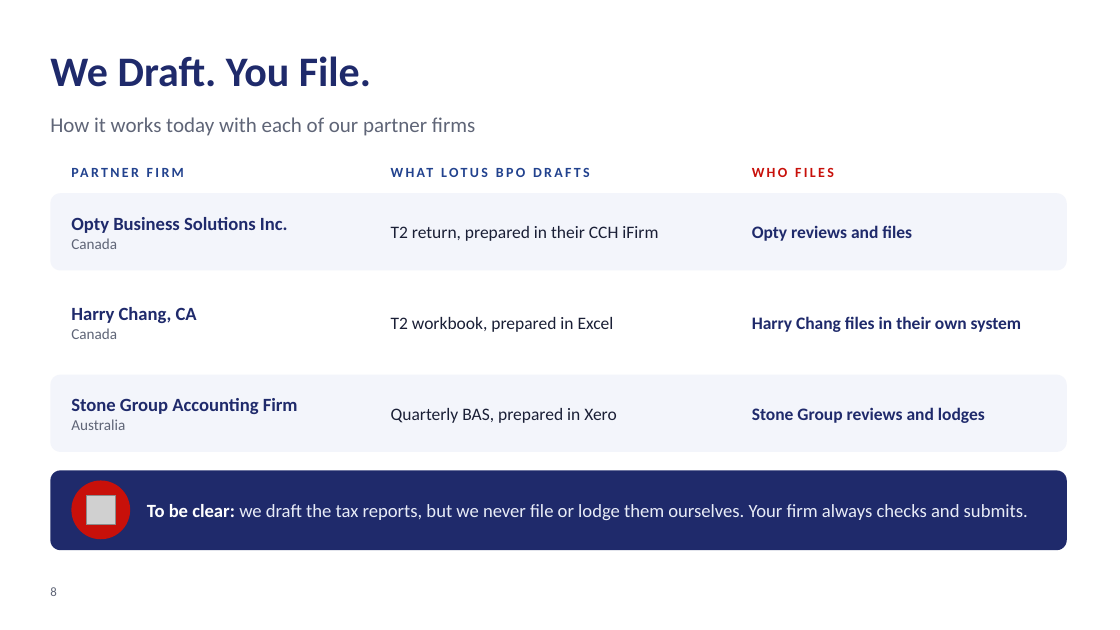
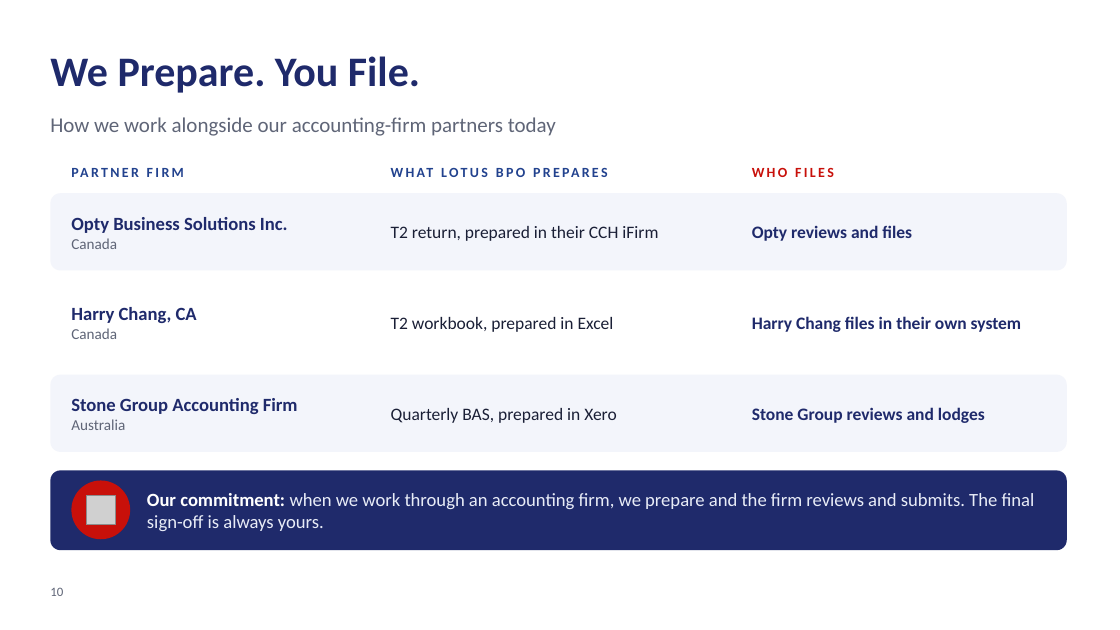
Before and after one commit to alvinjohnrheycamacho-source/Presentation-Deck, a slide deck: slide 10 of Lotus BPO - Conference Deck.pptx (slide 8 before the commit). Drawn at 1120x630 pixels with LibreOffice and Linux fonts; fonts in the diff are those of the drawing; grey boxes stand for pictures; background and template pictures are left out. Boxes give left, top, right and bottom in pixels: in the first picture for what was removed or moved away, otherwise in the second. Text is boxed around its words. In the diff, an @@ line names an element or a change of style, - is before the commit and + after.

```diff
--- a/Lotus BPO - Conference Deck.pptx
+++ b/Lotus BPO - Conference Deck.pptx
@@ title at [50,56,420,93]: text changed @@
-We Draft. You File.
+We Prepare. You File.
@@ text at [50,117,556,136]: text changed @@
-How it works today with each of our partner firms
+How we work alongside our accounting-firm partners today
@@ text at [391,160,735,185]: text changed @@
-WHAT LOTUS BPO DRAFTS
+WHAT LOTUS BPO PREPARES
@@ text at [147,493,1035,531]: text changed @@
-To be clear: we draft the tax reports, but we never file or lodge them ourselves. Your firm always checks and submits.
+Our commitment: when we work through an accounting firm, we prepare and the firm reviews and submits. The final sign-off is always yours.
@@ page number at [50,587,63,596]: text changed @@
-8
+10
```
Also in this commit, not shown: 9 other slides changed, 4 slides added, 3 slides removed, 4 other files.
